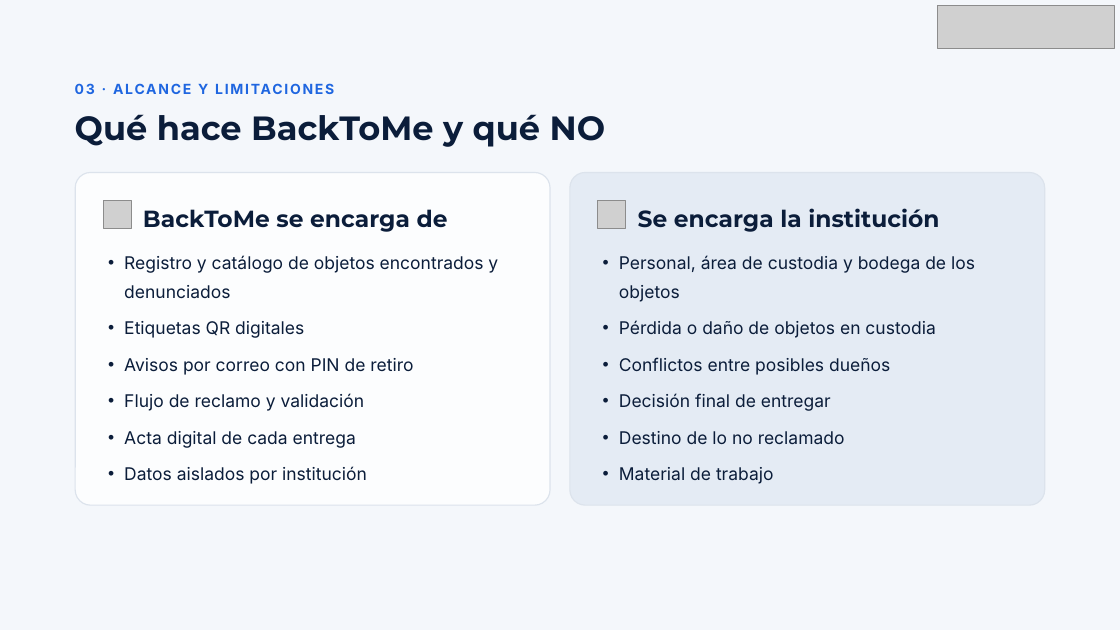
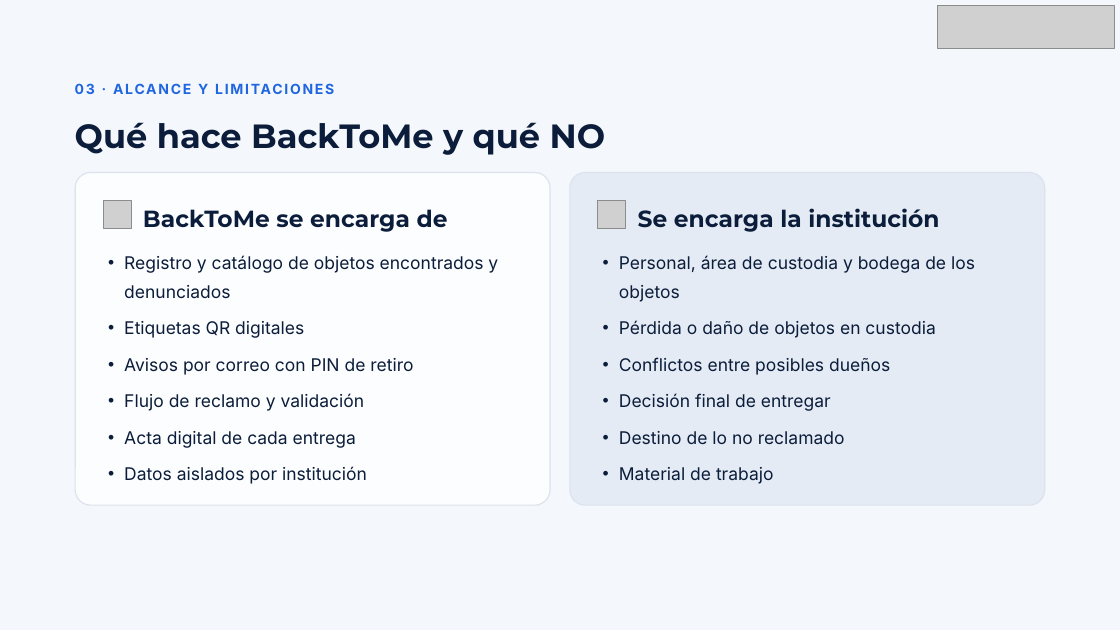
Before and after one commit to RisasDev/Capstone, a slide deck: slide 6 of AV_Aldo_Martinez_004D_BackToMe/Fase 3/Evidencias Grupales/Presentación Final del proyecto (Español).pptx. Drawn at 1120x630 pixels with LibreOffice and Linux fonts; fonts in the diff are those of the drawing; grey boxes stand for pictures. Boxes give left, top, right and bottom in pixels: in the first picture for what was removed or moved away, otherwise in the second. Text is boxed around its words. In the diff, an @@ line names an element or a change of style, - is before the commit and + after.

```diff
--- a/AV_Aldo_Martinez_004D_BackToMe/Fase 3/Evidencias Grupales/Presentación Final del proyecto (Español).pptx
+++ b/AV_Aldo_Martinez_004D_BackToMe/Fase 3/Evidencias Grupales/Presentación Final del proyecto (Español).pptx
@@ title "Qué hace BackToMe y qué ...": place and size @@
-title "Qué hace BackToMe y qué ..." at (75, 114, 606, 147)
+title "Qué hace BackToMe y qué ..." at (75, 122, 606, 155)
```
Also in this commit, not shown: 7 other slides changed.
